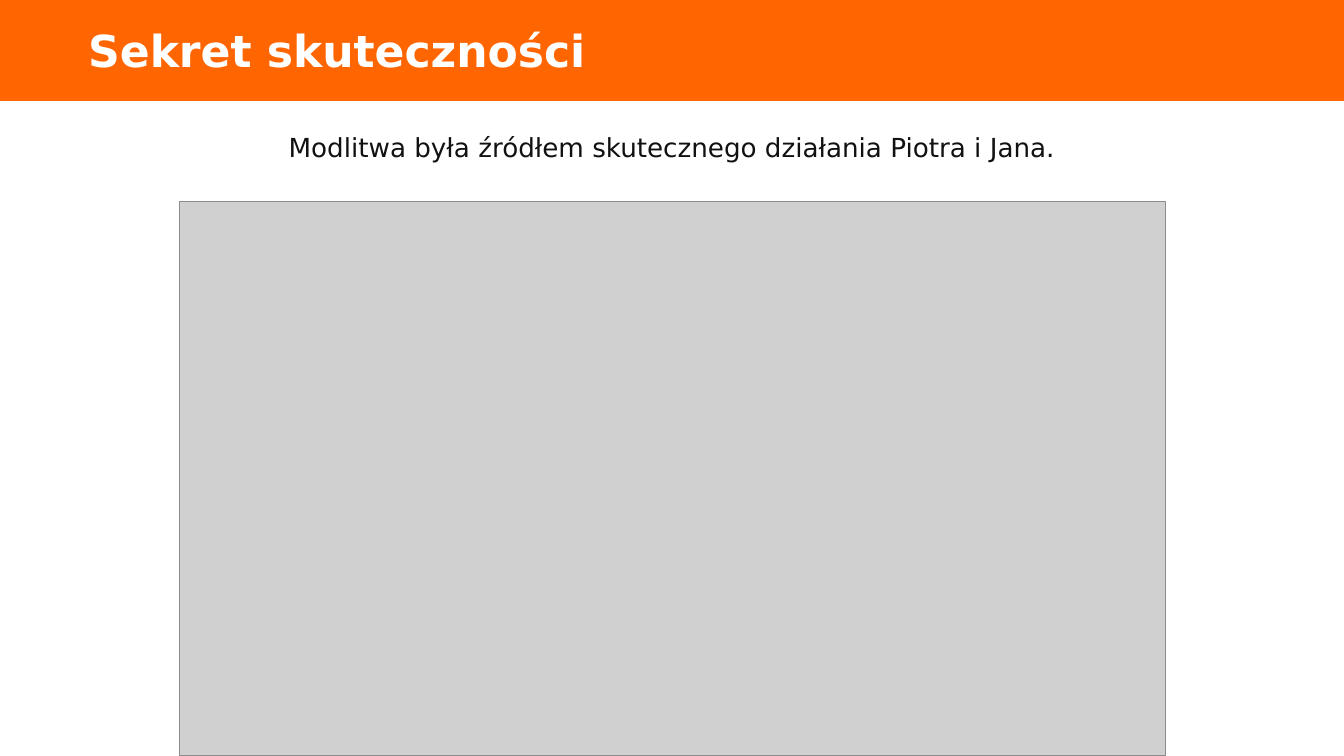
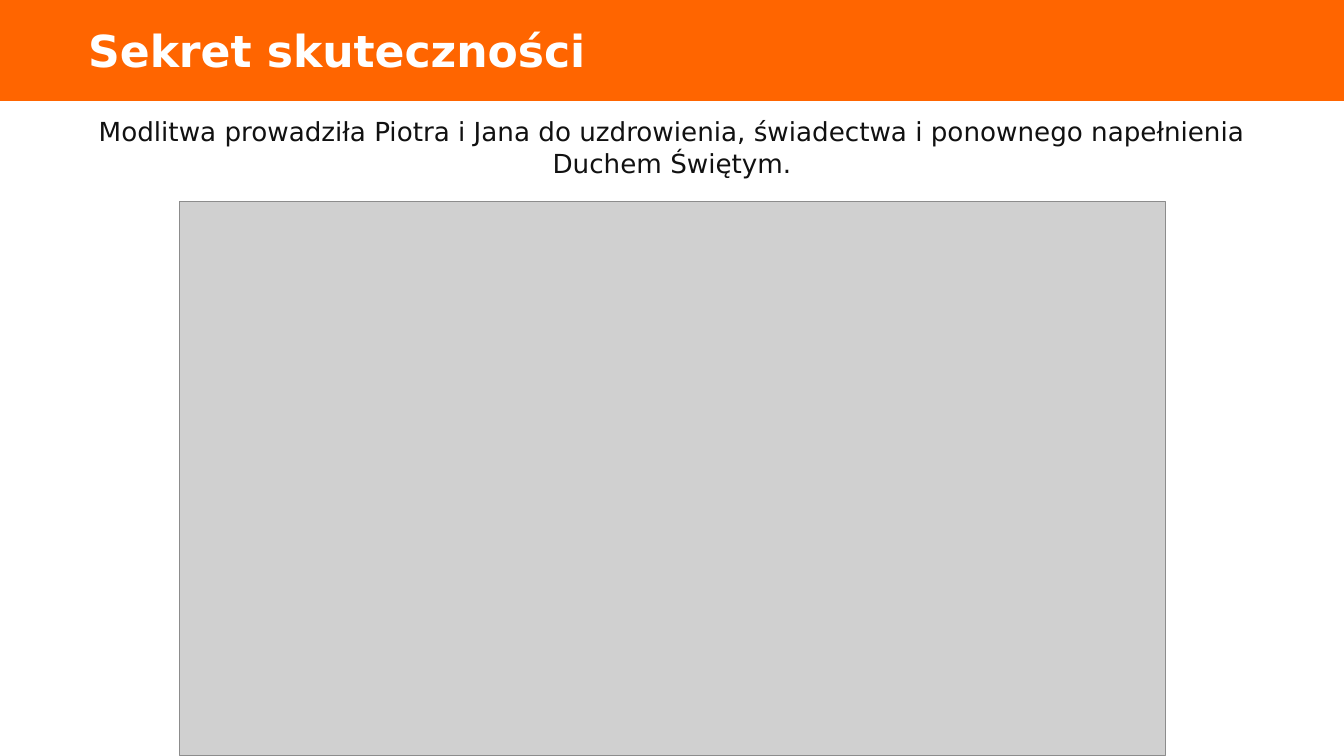
Before and after one commit to folkien/teachings, a slide deck: slide 2 of issue_kurs_kamch_lubecko/1.sekret-piotra-i-jana/dyrektorium_2017_sekret-piotra-i-jana_prezentacja.pptx. Drawn at 1344x756 pixels with LibreOffice and Linux fonts; fonts in the diff are those of the drawing; grey boxes stand for pictures. Boxes give left, top, right and bottom in pixels: in the first picture for what was removed or moved away, otherwise in the second. Text is boxed around its words. In the diff, an @@ line names an element or a change of style, - is before the commit and + after.

```diff
--- a/issue_kurs_kamch_lubecko/1.sekret-piotra-i-jana/dyrektorium_2017_sekret-piotra-i-jana_prezentacja.pptx
+++ b/issue_kurs_kamch_lubecko/1.sekret-piotra-i-jana/dyrektorium_2017_sekret-piotra-i-jana_prezentacja.pptx
@@ text at (x1=99, y1=120, x2=1244, y2=178): text changed @@
-Modlitwa była źródłem skutecznego działania Piotra i Jana.
+Modlitwa prowadziła Piotra i Jana do uzdrowienia, świadectwa i ponownego napełnienia Duchem Świętym.
```
Also in this commit, not shown: 2 slides added, 3 other files.
